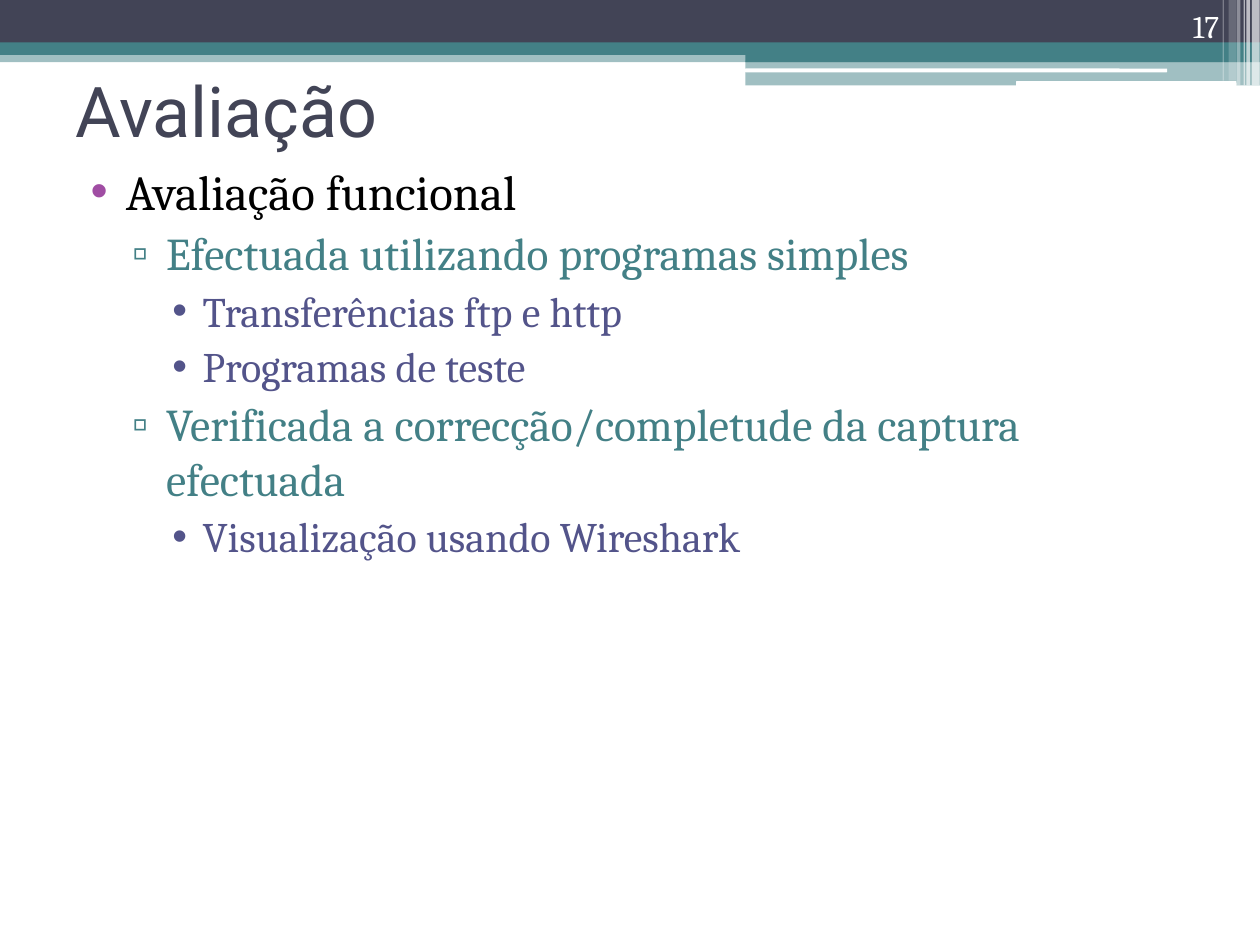
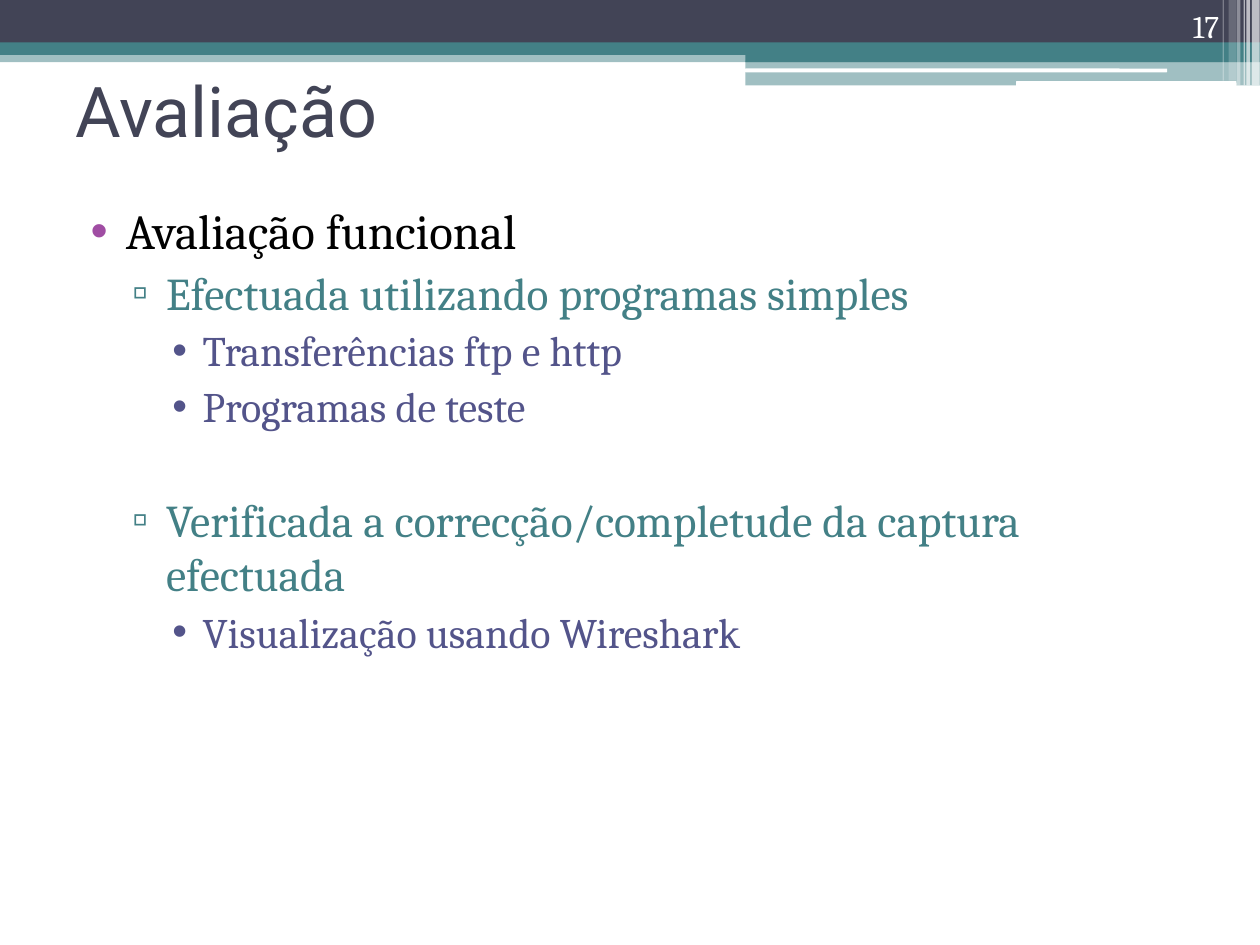
Before and after one commit to nunogmartins/cap_dissertation, a slide deck: slide 17 of doc/apresentacao_dissertacao.pptx. Drawn at 1260x945 pixels with LibreOffice and Linux fonts; fonts in the diff are those of the drawing. Boxes give left, top, right and bottom in pixels: in the first picture for what was removed or moved away, otherwise in the second. Text is boxed around its words. In the diff, an @@ line names an element or a change of style, - is before the commit and + after.

```diff
--- a/doc/apresentacao_dissertacao.pptx
+++ b/doc/apresentacao_dissertacao.pptx
@@ text "Avaliação funcional" rewrapped from (126,175,1019,561) to (126,214,1019,657) @@
```
Also in this commit, not shown: 7 other slides changed, 1 slide added, 1 slide removed.
